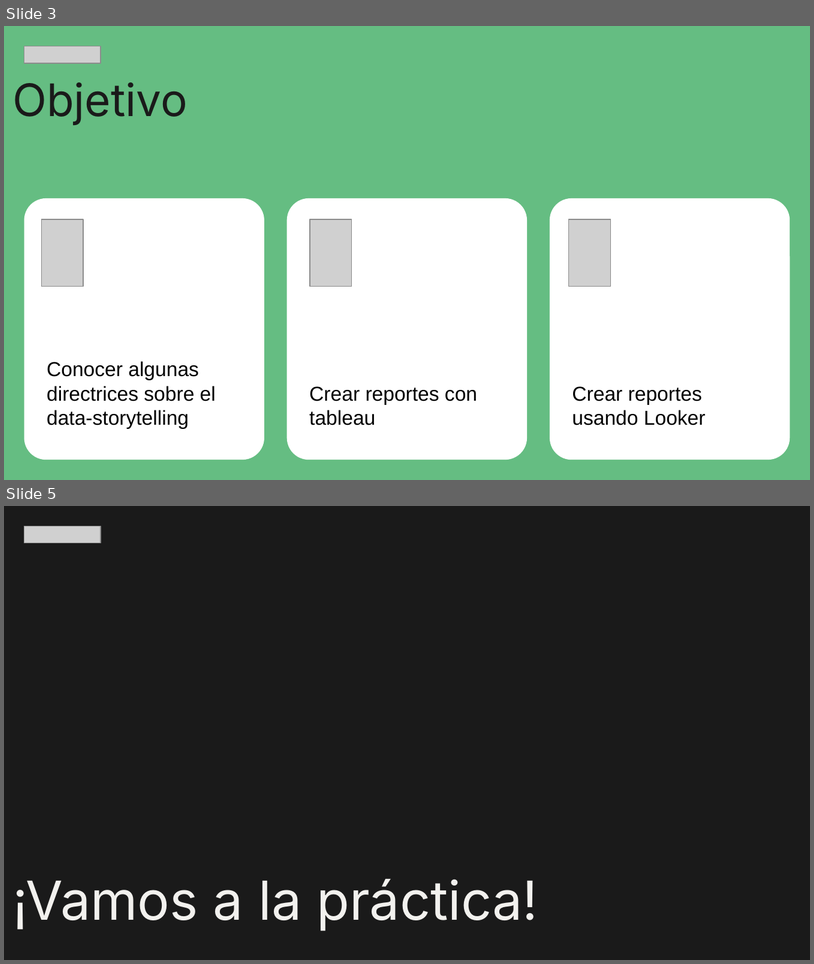
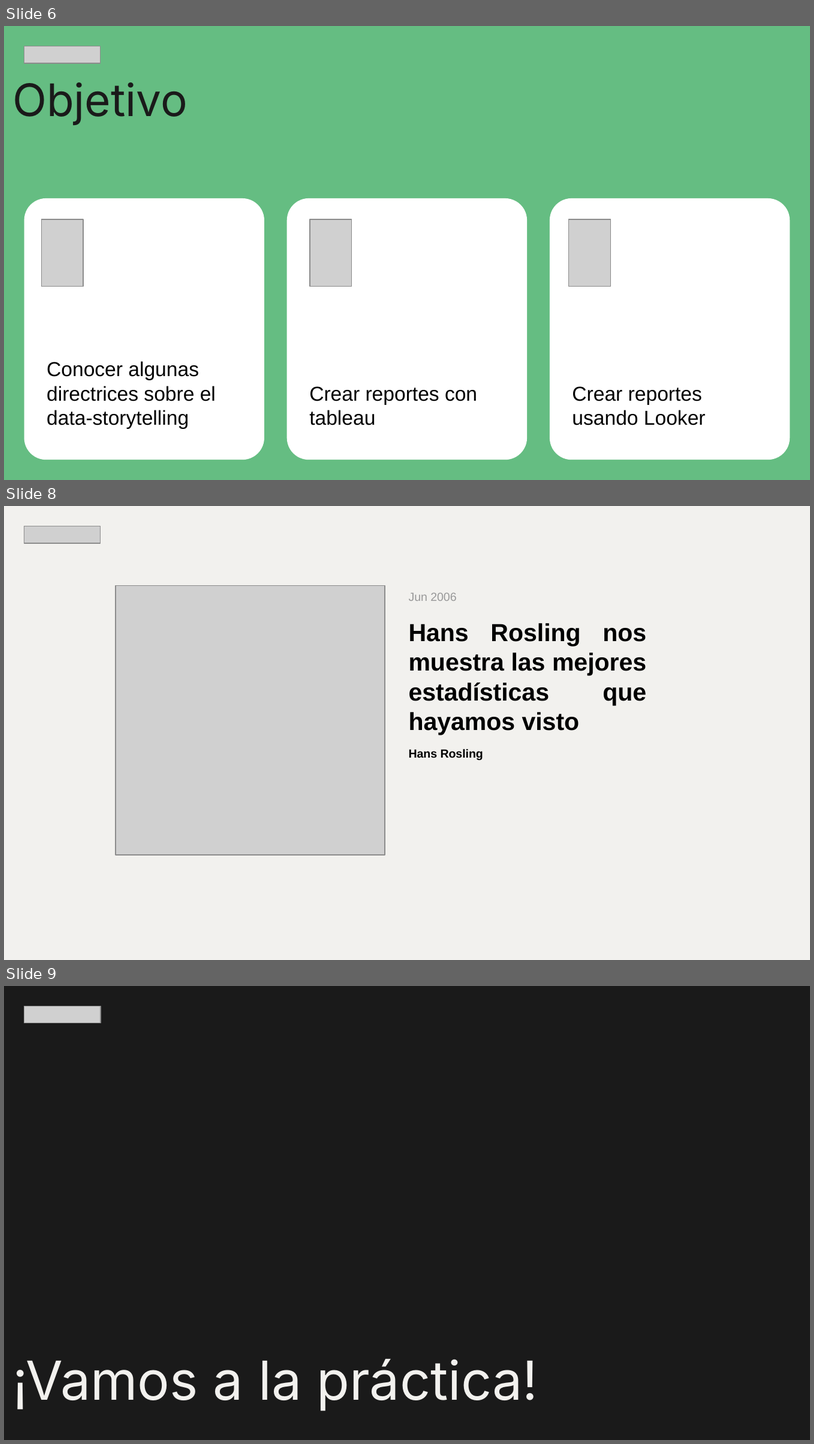
Before and after one commit to zyntonyson/bootcamp_ds_da, a slide deck: 12-da-automatizacion/24-bi-tools.pptx. Shown one above the other, each under a label of ours: slides 3 and 5 before the commit, slides 6, 8 and 9 after it; the slides between them are not shown. The pictures are 814x964 and 814x1444 pixels, drawn with LibreOffice and Linux fonts; fonts in the diff are those of the drawing; grey boxes stand for pictures. Boxes give left, top, right and bottom in pixels: in the first picture for what was removed or moved away, otherwise in the second. Text is boxed around its words. In the diff, an @@ line names an element or a change of style, - is before the commit and + after.

```diff
--- a/12-da-automatizacion/24-bi-tools.pptx
+++ b/12-da-automatizacion/24-bi-tools.pptx
@@ slide 8 added at box(4, 506, 810, 960), background #F2F1EE @@
@@ picture added at box(24, 526, 101, 543) @@
@@ picture added at box(115, 585, 384, 855) @@
@@ text added at box(409, 592, 647, 760), 22 pt, text #000000, bold @@
+Jun 2006
+Hans Rosling nos muestra las mejores estadísticas que hayamos visto
+Hans Rosling
@@ what was slide 3 is now slide 6 @@
@@ what was slide 5 is now slide 9 @@
```
Also in this commit, not shown: 3 other slides added, 8 other files.
